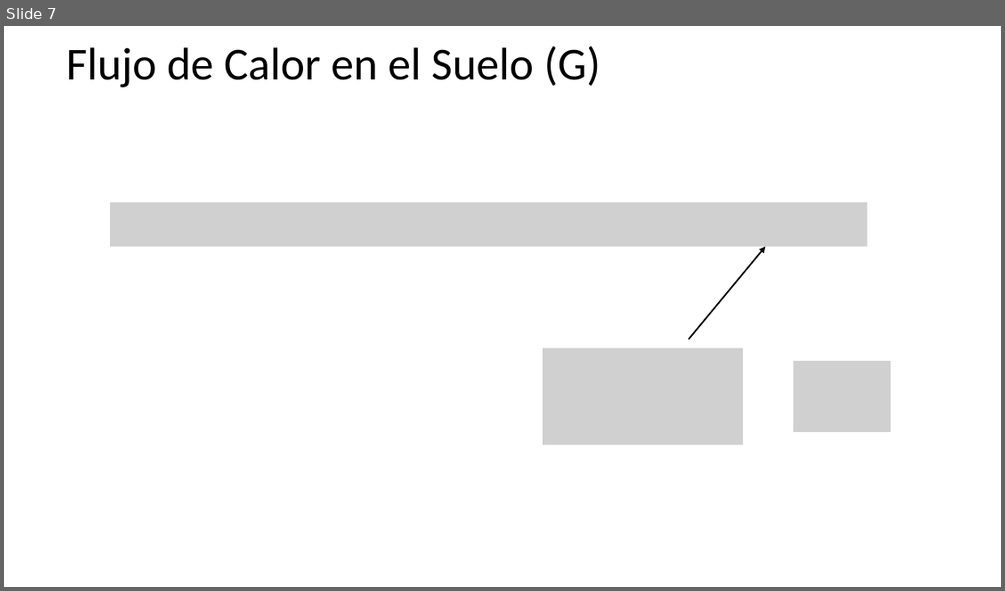
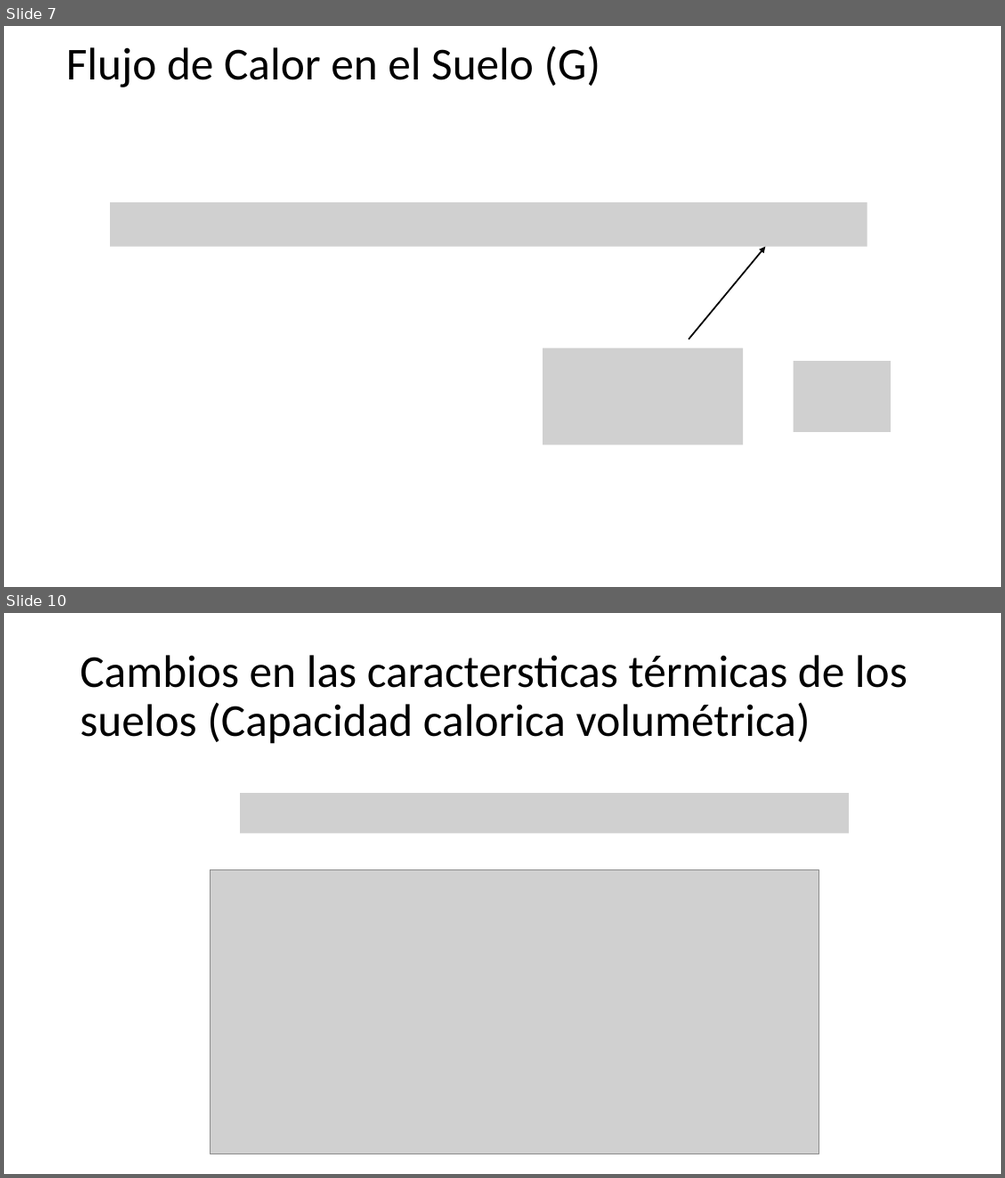
Before and after one commit to nicolasraabramm/BiometeorologiaR, a slide deck: FlujoCalorSuelo.pptx. Shown one above the other, each under a label of ours: slide 7 before the commit, slides 7 and 10 after it; the slides between them are not shown. The pictures are 1005x591 and 1005x1178 pixels, drawn with LibreOffice and Linux fonts; fonts in the diff are those of the drawing; grey boxes stand for pictures. Boxes give left, top, right and bottom in pixels: in the first picture for what was removed or moved away, otherwise in the second. Text is boxed around its words. In the diff, an @@ line names an element or a change of style, - is before the commit and + after.

```diff
--- a/FlujoCalorSuelo.pptx
+++ b/FlujoCalorSuelo.pptx
@@ slide 10 added at (x1=4, y1=613, x2=1001, y2=1174), background #FFFFFF @@
@@ title added at (x1=80, y1=655, x2=907, y2=744), 44 pt, text #000000 @@
+Cambios en las caractersticas térmicas de los suelos (Capacidad calorica volumétrica)
@@ picture added at (x1=241, y1=793, x2=849, y2=834) @@
@@ picture added at (x1=210, y1=869, x2=819, y2=1153) @@
```
Also in this commit, not shown: 3 slides changed, 1 other slide added, 2 slides removed, 3 other files.
